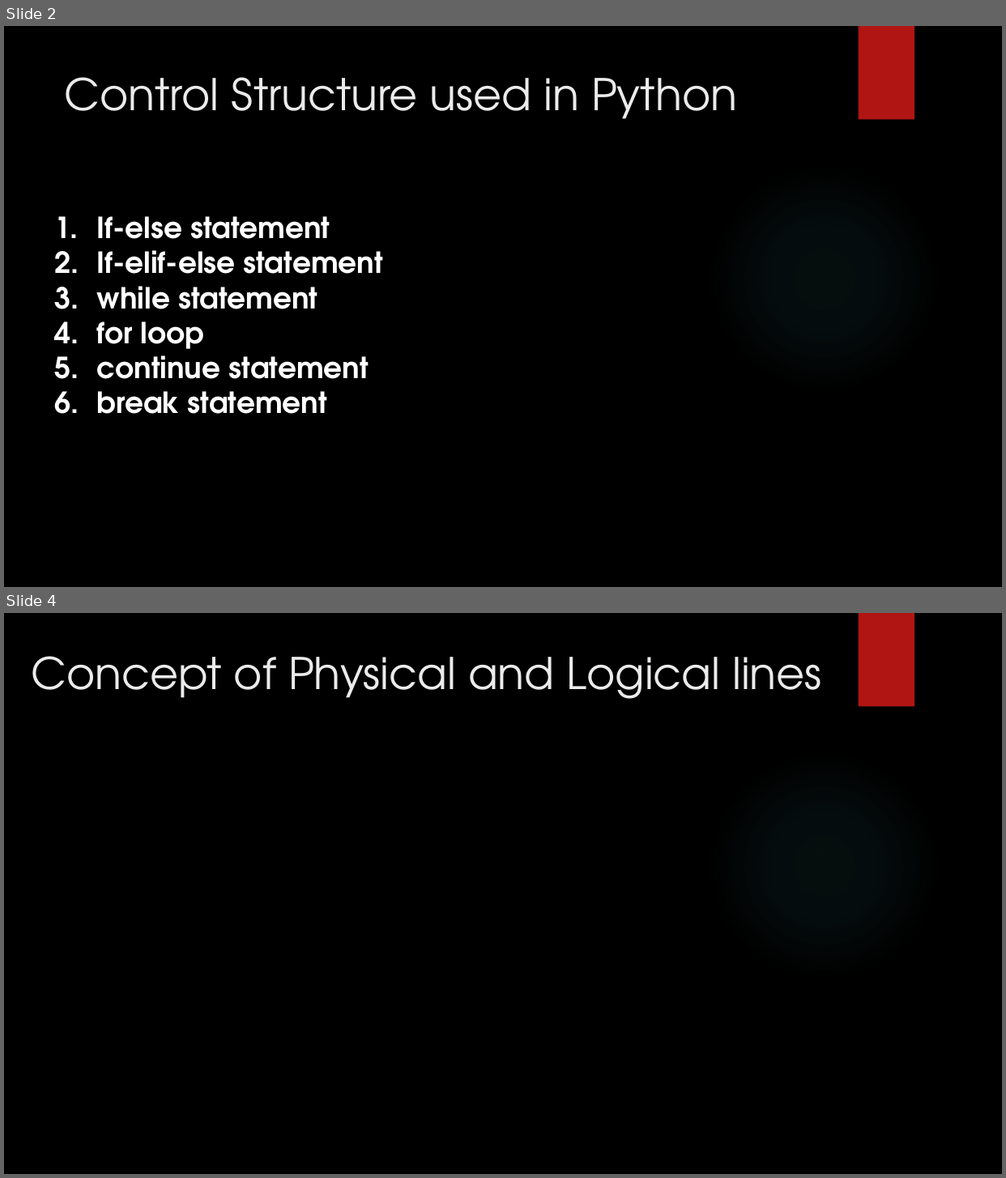
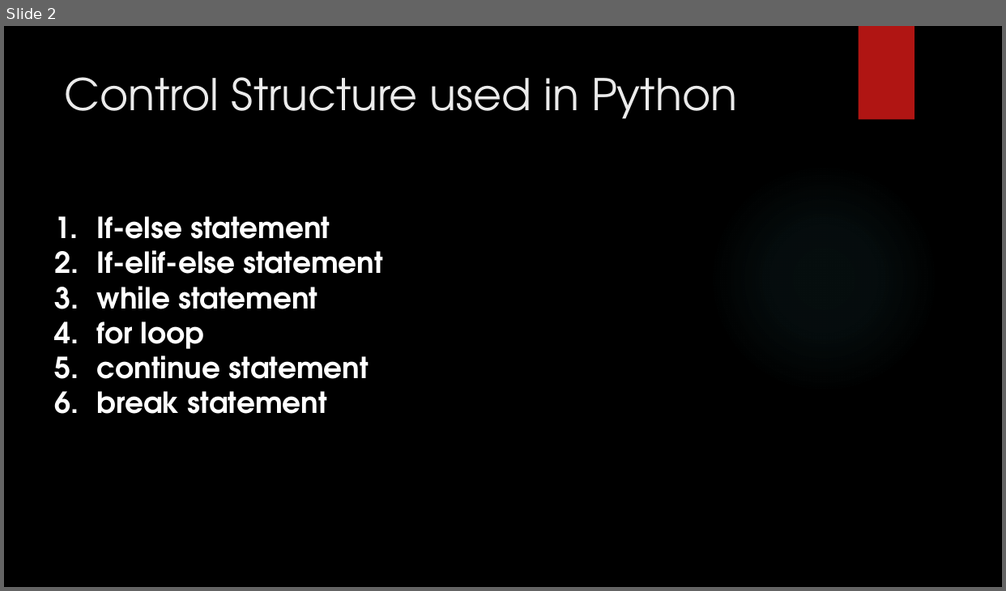
Before and after one commit to girishsukukumar/python, a slide deck: 3. Control_structures.pptx. Shown one above the other, each under a label of ours: slides 2 and 4 before the commit, slide 2 after it; the slides between them are not shown. The pictures are 1006x1178 and 1006x591 pixels, drawn with LibreOffice and Linux fonts; fonts in the diff are those of the drawing; background and template pictures are left out. Boxes give left, top, right and bottom in pixels: in the first picture for what was removed or moved away, otherwise in the second. Text is boxed around its words. In the diff, an @@ line names an element or a change of style, - is before the commit and + after.

```diff
--- a/3. Control_structures.pptx
+++ b/3. Control_structures.pptx
@@ slide 4 removed at (4,613,1002,1174), background picture (left out); not listed: 2 template elements that a slide beside it also shows @@
@@ title removed at (31,656,821,699) @@
-Concept of Physical and Logical lines
```
Also in this commit, not shown: 6 slides added, 3 other slides removed, 1 other file.
